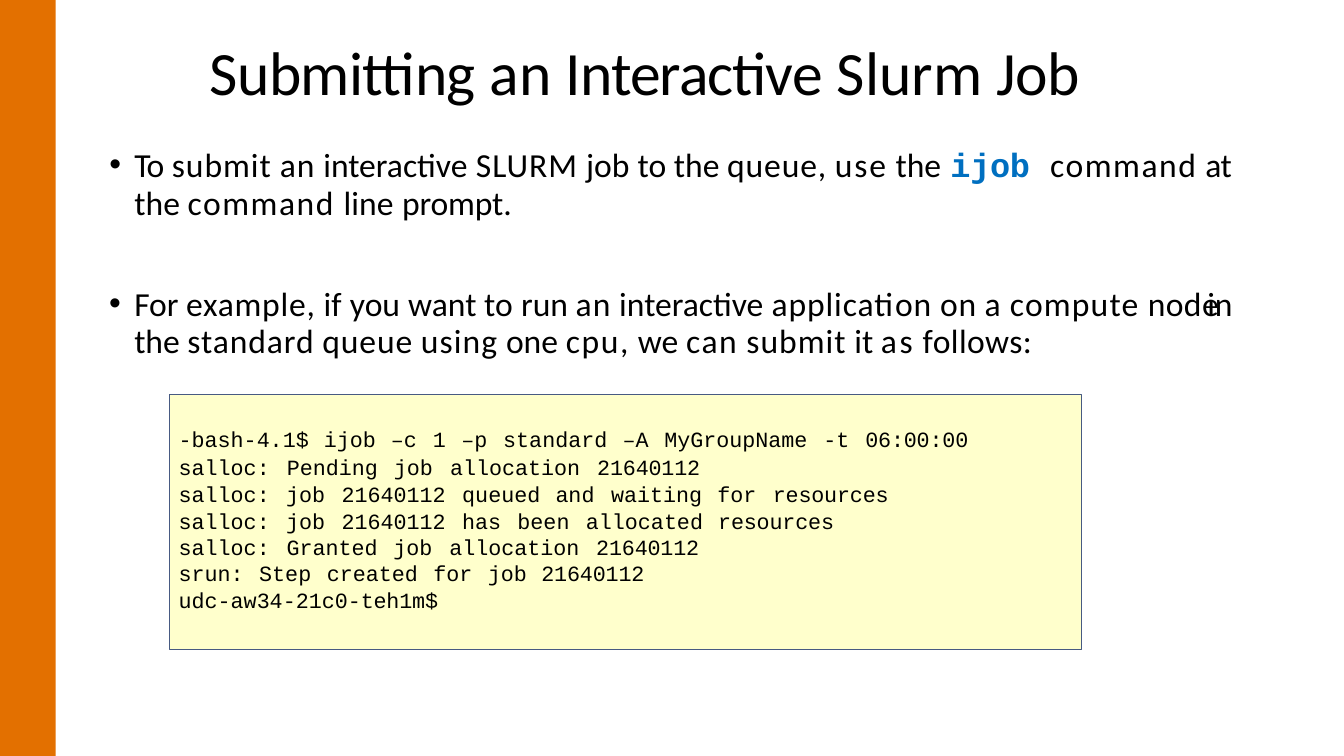
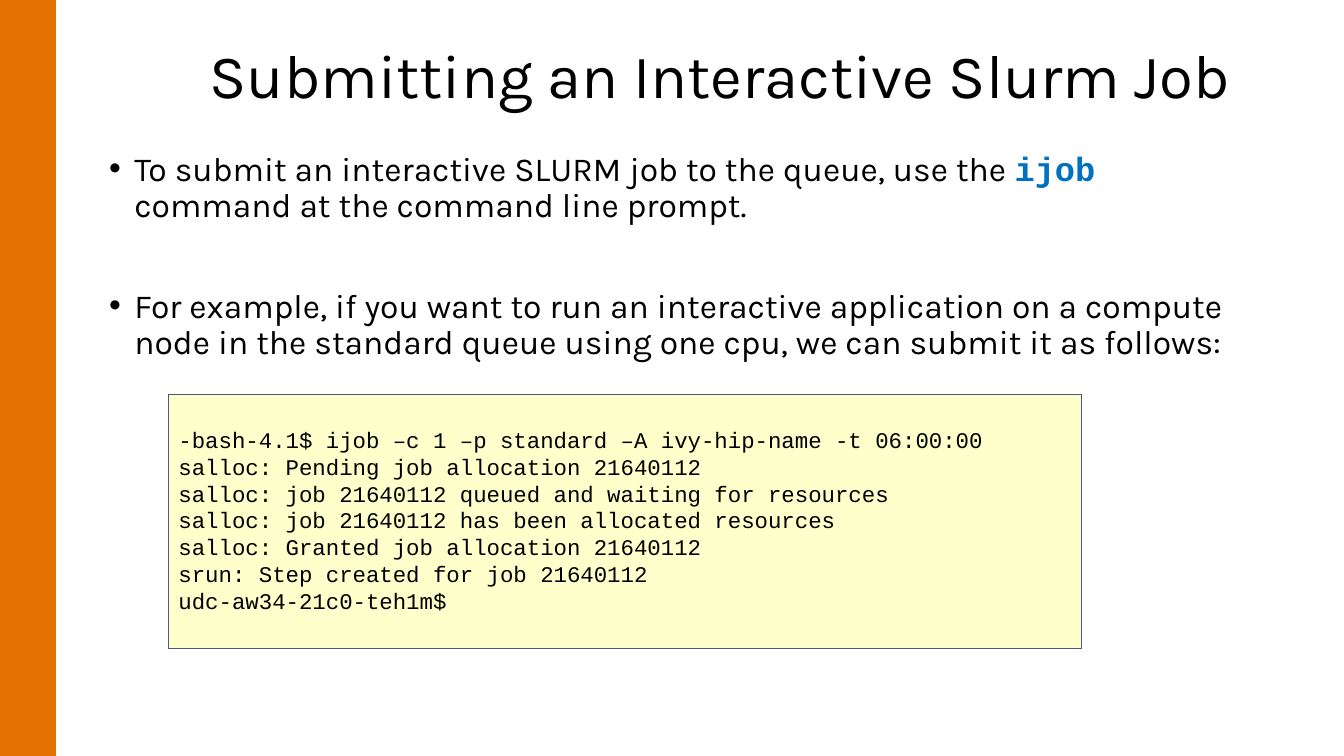
Before and after one commit to uvarc/rc-learning, a slide deck: slide 36 of content/notes/rio-intro/rio-intro.pptx (slide 25 before the commit). Drawn at 1344x756 pixels with LibreOffice and Linux fonts; fonts in the diff are those of the drawing; background and template pictures are left out. Boxes give left, top, right and bottom in pixels: in the first picture for what was removed or moved away, otherwise in the second. Text is boxed around its words. In the diff, an @@ line names an element or a change of style, - is before the commit and + after.

```diff
--- a/content/notes/rio-intro/rio-intro.pptx
+++ b/content/notes/rio-intro/rio-intro.pptx
@@ title "Submitting an Interactive Slurm Job" at (x1=210, y1=55, x2=1230, y2=113): font Calibri to Karla; letter spacing -0.5 to 0 pt in "Submitting"; letter spacing -0.7 to 0 pt in "Interactive"; letter spacing -0.2 to 0 pt in "Job"; indent changed; line spacing 1 to 0.9; less space between paragraphs @@
@@ text at (x1=134, y1=156, x2=1096, y2=225): text changed; font Calibri to Karla @@
-• To submit an interactive SLURM job to the queue, use the ijob command at
-the command line prompt.
+• To submit an interactive SLURM job to the queue, use the ijob command at the command line prompt.
@@ text at (x1=134, y1=295, x2=1222, y2=363): font Calibri to Karla in "For example, if you want to run ..."; letter spacing 0.6 to 0 pt in "example, on"; letter spacing 0.8 to 0 pt in "an compute using submit"; letter spacing 0.7 to 0 pt in "application standard queue"; letter spacing 1.1 to 0 pt in "a cpu, can"; letter spacing 0.3 to 0 pt in "node follows:"; letter spacing 1.8 to 0 pt in "as"; indent changed; line spacing 26.3pt to 0.9; more space between paragraphs @@
@@ rectangle "-bash-4.1$ ijob –c 1 –p ..." at (x1=168, y1=394, x2=1082, y2=648): outline #475A82 0.75 pt to #485A82 0.75 pt @@
@@ text in rectangle at (x1=178, y1=432, x2=982, y2=453): text changed; size 15.5 to 16 pt @@
--bash-4.1$ ijob –c 1 –p standard –A MyGroupName -t 06:00:00
+-bash-4.1$ ijob –c 1 –p standard –A ivy-hip-name -t 06:00:00
@@ text in rectangle at (x1=178, y1=459, x2=701, y2=611): size 15.5 to 16 pt in "salloc: Pending job allocation 21640112", "udc-aw34-21c0-teh1m$"; letter spacing -0.1 to 0 pt in "21640112", "udc-aw34-21c0-teh1m$"; indent changed; less space between paragraphs @@
@@ text in rectangle at (x1=178, y1=485, x2=889, y2=587): text changed; size 15.5 to 16 pt @@
-salloc: job 21640112 queued and waiting for resources salloc: job 21640112 has been allocated resources
-salloc: Granted job allocation 21640112 srun: Step created for job 21640112
+salloc: job 21640112 queued and waiting for resources
+salloc: job 21640112 has been allocated resources
+salloc: Granted job allocation 21640112
+srun: Step created for job 21640112
```
Also in this commit, not shown: 26 other slides changed, 13 slides added, 3 slides removed, 1 other file.
